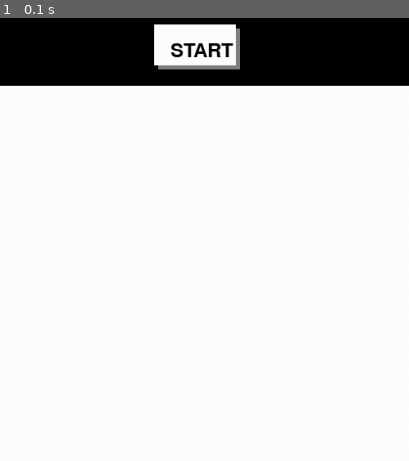
Above: before the commit, frame 1.
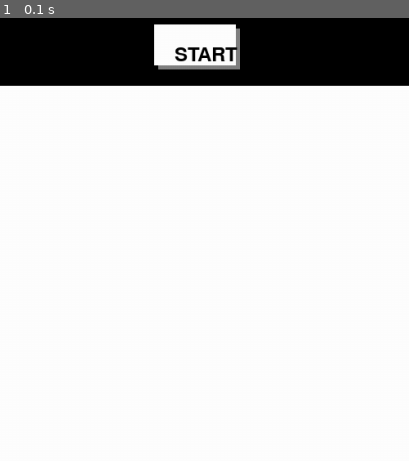
Above: after the commit, the same moment.

Repository: spailll/pygame_pong
Game: pygame game, started from main.py
The game is run twice, just before and just after one commit, with the same random seed, the same clock (stepped at 60 frames per second) and the same inputs.
Inputs:
- Up to frame 1 (0.1 s): no input
The pictures show only the part of the screen within x 26-76%, y 0-50%; the shares and areas given below are measured in that part.

The runs differ from the first frame. In frame 1, 0.5% of the frame differs, in the area x 41-59%, y 5-10%.

Commit message:
Extensive comments added to code

Diff:
--- a/main.py
+++ b/main.py
@@ -7,148 +7,220 @@
 import pygame
 import random
 
-WIDTH, HEIGHT = 1000, 1100
-PLAY_AREA_WIDTH, PLAY_AREA_HEIGHT = 1000, 1000
-PADDLE_WIDTH, PADDLE_HEIGHT = 10, 60
-BALL_WIDTH, BALL_HEIGHT = 10, 10
-BUTTON_WIDTH, BUTTON_HEIGHT = 100, 50
-
-VEL = 10
-VEL_INCREASE = 1
-
-FPS = 60
-
+# Change these variables to change various aspects of the game
+WIDTH, HEIGHT = 1000, 1100                      # Window size
+PLAY_AREA_WIDTH, PLAY_AREA_HEIGHT = 1000, 1000  # Play area size
+PADDLE_WIDTH, PADDLE_HEIGHT = 10, 60            # Paddle size
+BALL_WIDTH, BALL_HEIGHT = 10, 10                # Ball size
+BUTTON_WIDTH, BUTTON_HEIGHT = 100, 50           # Start button size
+
+# Change these variables to change the speed of the paddle and ball
+VEL = 10            # Paddle speed
+VEL_INCREASE = 1    # Ball speed increase on paddle hit
+
+FPS = 60            # Frames per second
+
+# Defined some colors for easier use
 WHITE = (255, 255, 255)
 BLACK = (0, 0, 0)
 GRAY = (128, 128, 128)
 
+# Initialize pygame and the window
 pygame.init()
 WIN = pygame.display.set_mode((WIDTH, HEIGHT))
 pygame.display.set_caption("Pong")
 
+# Function to draw the window
 def draw_window(objects):
+    # Set the background color to white
     WIN.fill(WHITE)
+    # Draw the top section of the window and make it black
     pygame.draw.rect(WIN, BLACK, objects[0])
-    pygame.draw.rect(WIN, GRAY, objects[2])
-    pygame.draw.rect(WIN, WHITE, objects[1])
+    # Draw the start button's shadow and make it gray
+    pygame.draw.rect(WIN, GRAY, objects[1])
+    # Draw the start button and make it white
+    pygame.draw.rect(WIN, WHITE, objects[2])
+    # Draw the start button text
     WIN.blit(objects[3], (objects[1].x + 20, objects[1].y + 20))
+    # Draw the left paddle and make it black
     pygame.draw.rect(WIN, BLACK, objects[4])
+    # Draw the right paddle and make it black
     pygame.draw.rect(WIN, BLACK, objects[5])
+    # Draw the ball and make it black
     pygame.draw.rect(WIN, BLACK, objects[6])
+    # Draw the left score text
     WIN.blit(objects[7], (100, 30))
+    # Draw the right score text
     WIN.blit(objects[8], (WIDTH - 100 - objects[8].get_width(), 30))
+    # Update the display
     pygame.display.update()
 
+# Function to handle left paddle movement
 def handle_movement_1(keys_pressed, paddle1):
+    # Check if the W key is pressed and the left paddle is not at the top of the play area
     if keys_pressed[pygame.K_w] and paddle1.y > VEL + HEIGHT - PLAY_AREA_HEIGHT:
-        paddle1.y -= VEL
+        paddle1.y -= VEL    # Move the left paddle up
+    # Check if the S key is pressed and the left paddle is not at the bottom of the play area
     if keys_pressed[pygame.K_s] and paddle1.y < HEIGHT - PADDLE_HEIGHT - VEL:
-        paddle1.y += VEL
-
+        paddle1.y += VEL    # Move the left paddle down
+
+# Function to handle right paddle movement
 def handle_movement_2(keys_pressed, paddle2):
+    # Check if the UP key is pressed and the right paddle is not at the top of the play area
     if keys_pressed[pygame.K_UP] and paddle2.y > VEL + HEIGHT - PLAY_AREA_HEIGHT:
-        paddle2.y -= VEL
+        paddle2.y -= VEL    # Move the right paddle up
+    # Check if the DOWN key is pressed and the right paddle is not at the bottom of the play area
     if keys_pressed[pygame.K_DOWN] and paddle2.y < HEIGHT - PADDLE_HEIGHT - VEL:
-        paddle2.y += VEL
-
+        paddle2.y += VEL    # Move the right paddle down
+
+# Function to update the ball position
 def update_ball(start, direction_1, direction_2, vel1, vel2, paddle1, paddle2, ball):
     i = 0
-    if start:
+    if start:           # If the game has started
+        # Check if the ball is colliding with the top or bottom of the play area
         if ball.y < HEIGHT - PLAY_AREA_HEIGHT + vel1 or ball.y > HEIGHT - BALL_HEIGHT - vel1:
-            i += 1
-            ball.y += vel1 * direction_1 * -1
-        else:
-            ball.y += vel1 * direction_1
+            i += 1      # Add 1 to return encoding
+            ball.y += vel1 * direction_1 * -1   # Reverse the y-direction of the ball temporarily
+        else:           # If the ball is not colliding with the top or bottom of the play area
+            ball.y += vel1 * direction_1        # Move the ball in the current y-direction
+        # Check if the ball is colliding with either paddle
         if ball.colliderect(paddle1) or ball.colliderect(paddle2) or paddle1.colliderect(ball) or paddle2.colliderect(ball):
-            i += 2
-            vel2 += 1
-            ball.x += vel2 * direction_2 * -1
+            i += 2      # Add 2 to return encoding
+            vel2 += 1   # Increase the speed of the ball
+            ball.x += vel2 * direction_2 * -1   # Reverse the x-direction of the ball temporarily
+        # Check if the ball is colliding with the left side of the play area
         elif ball.x < vel2:
-            i += 4
+            i += 4      # Add 4 to return encoding
+        # Check if the ball is colliding with the right side of the play area
         elif ball.x > WIDTH - BALL_WIDTH - vel2:
-            i += 8
-        else:
-            ball.x += vel2 * direction_2
-        return i
-
+            i += 8      # Add 8 to return encoding
+        else:           # If the ball is not colliding with anything
+            ball.x += vel2 * direction_2    # Move the ball in the current x-direction
+        return i        # Return the encoding
+
+# Main function
 def main():
+    # Initialize all the objects
+    # top_section is the top section of the window where the score and start button are located
     top_section = pygame.Rect(0, 0, WIDTH, HEIGHT - PLAY_AREA_HEIGHT)
+    # start_button is the start button
     start_button = pygame.Rect((WIDTH / 2) - (BUTTON_WIDTH / 2), ((HEIGHT - PLAY_AREA_HEIGHT) / 2) - (BUTTON_HEIGHT / 2), BUTTON_WIDTH, BUTTON_HEIGHT)
+    # start_button_shadow is the shadow of the start button
     start_button_shadow = pygame.Rect((WIDTH / 2) - (BUTTON_WIDTH / 2) + 5, ((HEIGHT - PLAY_AREA_HEIGHT) / 2) - (BUTTON_HEIGHT / 2) + 5, BUTTON_WIDTH, BUTTON_HEIGHT)
+    # start_button_text is the text on the start button
     start_button_text = pygame.font.Font(None, 36).render("START", True, BLACK)
+    # paddle1 is the left paddle
     paddle1 = pygame.Rect(0, (HEIGHT - PLAY_AREA_HEIGHT) + PLAY_AREA_HEIGHT / 2 - PADDLE_HEIGHT / 2, PADDLE_WIDTH, PADDLE_HEIGHT)
+    # paddle2 is the right paddle
     paddle2 = pygame.Rect(PLAY_AREA_WIDTH - PADDLE_WIDTH, (HEIGHT - PLAY_AREA_HEIGHT) + PLAY_AREA_HEIGHT / 2 - PADDLE_HEIGHT / 2, PADDLE_WIDTH, PADDLE_HEIGHT)
+    # ball is the ball
     ball = pygame.Rect((WIDTH / 2) - (BALL_WIDTH / 2), (HEIGHT - PLAY_AREA_HEIGHT) + (PLAY_AREA_HEIGHT / 2) - (BALL_WIDTH / 2) , BALL_WIDTH, BALL_HEIGHT)
 
+    # score1 and score2 are the scores of the left and right players respectively
     score1 = 0
     score2 = 0
 
+    # P1_Score and P2_Score are the text objects for the scores
     P1_Score = pygame.font.Font(None, 84).render(str(score1), True, WHITE)
     P2_Score = pygame.font.Font(None, 84).render(str(score2), True, WHITE)
 
+    # start is a boolean that determines if the game has started (i.e. ball is moving)
     start = False
+    # direction_1 and direction_2 are the directions of the ball in the x and y directions respectively
     direction_1 = (random.randint(1, 2) % 2) * 2 - 1
     direction_2 = (random.randint(1, 2) % 2) * 2 - 1
+    # vel1 and vel2 are the speeds of the ball in the y and x directions respectively (giving it a semirandom angle of travel)
     vel1 = random.randint(1,3)
     vel2 = random.randint(1,3)
-    if vel1 == vel2:
-        vel2 += 1
+    if vel1 == vel2:    # If the speeds are the same
+        vel2 += 1       # Increase the speed of the ball in the y direction, so it doesnt just hit the corners
+    # run is a boolean that determines if the game is running (i.e. program is started/running)
     run = True
+    # clock is the pygame clock
     clock = pygame.time.Clock()
 
+    # Main loop oof the game
     while run:
+        # Tick the clock at rate of FPS
         clock.tick(FPS)
+        # Get all the events that have happened since the last tick
         for event in pygame.event.get():
+            # Check if the user has quit the game
             if event.type == pygame.QUIT:
-                run = False
+                run = False     # Set run to false to exit the loop
+            # Check if the user has clicked the mouse
             elif event.type == pygame.MOUSEBUTTONDOWN:
+                # Get the position of the mouse
                 mouse_pos = event.pos
+                # Check if the mouse is within the start button
                 if start_button.collidepoint(mouse_pos):
+                    # Set start to true to start the game
                     start = True
+            # Get all the keys that are currently pressed
             keys_pressed = pygame.key.get_pressed()
+            # Check if the user has pressed the space bar
             if keys_pressed[pygame.K_SPACE]:
+                # Set start to true to start the game
                 start = True
+        # Pass the keys pressed and the paddles to the movement functions
         handle_movement_1(keys_pressed, paddle1)
         handle_movement_2(keys_pressed, paddle2)
+        # Update the ball position and get the return encoding
         ret = update_ball(start, direction_1, direction_2, vel1, vel2, paddle1, paddle2, ball)
-        objects = [top_section, start_button, start_button_shadow, start_button_text, paddle1, paddle2, ball, P1_Score, P2_Score]
-
+        # Create a list of all the objects to be drawn
+        objects = [top_section, start_button_shadow, start_button, start_button_text, paddle1, paddle2, ball, P1_Score, P2_Score]
+        # Draw the window with the objects
         draw_window(objects)
-        if ret == 1:
-            direction_1 *= -1
-        elif ret == 2:
-            direction_2 *= -1
-            vel1 += VEL_INCREASE
-            vel2 += VEL_INCREASE
-        elif ret == 3:
-            direction_1 *= -1
-            direction_2 *= -1
-        elif ret == 4 or ret == 5:
+        if ret == 1:                # If the ball is colliding with the top or bottom of the play area
+            direction_1 *= -1       # Reverse the y-direction of the ball
+        elif ret == 2:              # If the ball is colliding with either paddle
+            direction_2 *= -1       # Reverse the x-direction of the ball
+            vel1 += VEL_INCREASE    # Increase the speed of the ball in the y-direction
+            vel2 += VEL_INCREASE    # Increase the speed of the ball in the x-direction
+        elif ret == 3:              # If the ball is colliding with the top or bottom of the play area and either paddle
+            direction_1 *= -1       # Reverse the y-direction of the ball
+            direction_2 *= -1       # Reverse the x-direction of the ball
+            vel1 += VEL_INCREASE    # Increase the speed of the ball in the y-direction
+            vel2 += VEL_INCREASE    # Increase the speed of the ball in the x-direction
+        elif ret == 4 or ret == 5:  # If the ball is colliding with the left side of the play area
+            # Set start to false to stop the game
             start = False
+            # Reset the ball position to the middle of the play area
             ball.x = (WIDTH / 2) - (BALL_WIDTH / 2)
             ball.y = (HEIGHT - PLAY_AREA_HEIGHT) + (PLAY_AREA_HEIGHT / 2) - (BALL_WIDTH / 2)
+            # Randomize the ball directions for start of next round
             direction_1 = (random.randint(1, 2) % 2) * 2 - 1
             direction_2 = (random.randint(1, 2) % 2) * 2 - 1
+            # Randomize the ball speeds (starting angle)
             vel1 = random.randint(1,3)
             vel2 = random.randint(1,3)
-            if vel1 == vel2:
-                vel2 += 1
+            if vel1 == vel2:        # If the speeds are the same
+                vel2 += 1           # Increase the speed of the ball in the y direction, so it doesnt just hit the corners
+            # Increase the score of the left player
             score1 += 1
+            # Update the score text
             P1_Score = pygame.font.Font(None, 84).render(str(score1), True, WHITE)
-        elif ret == 8 or ret == 9:
+        elif ret == 8 or ret == 9:  # If the ball is colliding with the right side of the play area
+            # Set start to false to stop the game
             start = False
+            # Reset the ball position to the middle of the play area
             ball.x = (WIDTH / 2) - (BALL_WIDTH / 2)
             ball.y = (HEIGHT - PLAY_AREA_HEIGHT) + (PLAY_AREA_HEIGHT / 2) - (BALL_WIDTH / 2)
+            # Randomize the ball direction for start of next round
             direction_1 = (random.randint(1, 2) % 2) * 2 - 1
             direction_2 = (random.randint(1, 2) % 2) * 2 - 1
+            # Randomize the ball speeds (starting angle)
             vel1 = random.randint(1,3)
             vel2 = random.randint(1,3)
-            if vel1 == vel2:
-                vel2 += 1
+            if vel1 == vel2:        # If the speeds are the same
+                vel2 += 1           # Increase the speed of the ball in the y direction, so it doesnt just hit the corners
+            # Increase the score of the right player
             score2 += 1
+            # Update the score text
             P2_Score = pygame.font.Font(None, 84).render(str(score2), True, WHITE)
-
+    # after the loop is exited, quit the game and program
     pygame.quit()
 
+# Run the main function
 if __name__ == "__main__":
     main()
